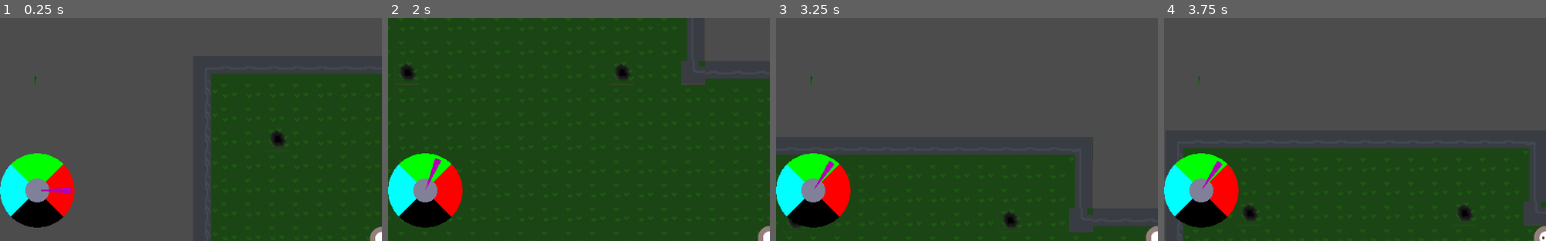
Above: before the commit, frames 1-4 (left to right).
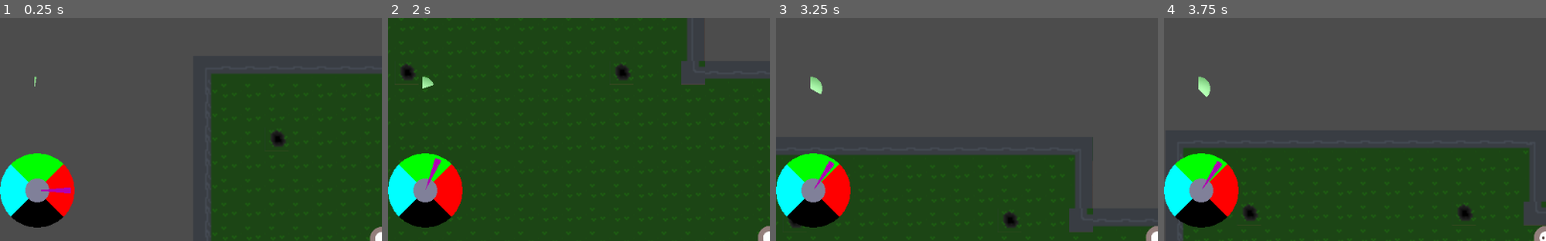
Above: after the commit, the same moments.

Repository: FiBe4000/Gamejam2022
Game: Godot game, scene res://src/Main.tscn
Same seed, same stepped clock (60 frames per second), same inputs: the game is played once before the commit and once after it.
Inputs:
- Up to frame 1 (0.25 s): no input
- Up to frame 2 (2 s): tap Enter at 0.5 s; hold D (move_right) 0.53-1.28 s; hold Down (aim_down) 0.53-1.28 s; hold S (move_down) from 1.28 s (still down); tap Left (aim_left) at 1.35 s
- Up to frame 3 (3.25 s): release S (move_down) at 2.03 s; hold D (move_right) 2.03-2.78 s; hold Right (aim_right) 2.03-2.78 s; tap Space (shoot) at 2.75 s; hold W (move_up) from 2.78 s (still down); tap Up (aim_up) at 2.85 s
- Up to frame 4 (3.75 s): release W (move_up) at 3.53 s; hold A (move_left) from 3.53 s (still down); hold Q (force_world_timeout) from 3.53 s (still down)
The pictures show only the part of the screen within x 0-50%, y 0-50%; the shares and areas given below are measured in that part.

The runs differ from the first frame. In frame 1, less than 0.1% of the frame differs, in the area x 9-10%, y 26-31%; in frame 2, 0.1%; in frame 3, 0.2%; in frame 4, 0.2%, in the area x 9-13%, y 26-36%.

Commit message:
Fix progress bar to be circular using a shader

Diff:
--- a/src/Main.tscn
+++ b/src/Main.tscn
@@ -8,6 +8,24 @@
 [ext_resource path="res://src/WorldChangeSystem.tscn" type="PackedScene" id=6]
 [ext_resource path="res://src/HUD/CompassPlaceholder.gd" type="Script" id=7]
 [ext_resource path="res://src/WorldSwitchTimer.gd" type="Script" id=8]
+
+[sub_resource type="Shader" id=5]
+code = "shader_type canvas_item;
+void fragment(){
+  // Check whether we are inside a circle, remap UV coordinates to -1.0 to 1.0
+  vec2 pos = UV*2.0 - vec2(1.0);
+  vec2 sq = pos*pos;
+  if(sq.x + sq.y <= 1.0)
+  {
+    COLOR = texture(TEXTURE, UV);
+    COLOR += vec4(vec3(0.0, 0.3, 0.0), 0.0);
+  }
+  else
+    COLOR = vec4(0.0, 0.0, 0.0, 0.0);
+}"
+
+[sub_resource type="ShaderMaterial" id=6]
+shader = SubResource( 5 )
 
 [sub_resource type="OpenSimplexNoise" id=3]
 
@@ -34,6 +52,7 @@
 [node name="HUD" type="CanvasLayer" parent="."]
 
 [node name="TimerVisualizer" type="TextureProgress" parent="HUD"]
+material = SubResource( 6 )
 margin_left = 30.0
 margin_top = 79.0
 margin_right = 62.0
--- a/src/progressbar.gd
+++ b/src/progressbar.gd
@@ -12,7 +12,7 @@
 func _ready():
   self.currentTime = 0.0
   self.maxTime = 10.0
-  self.value = 0.0
+  self.value = 100.0
   self.max_value = 100.0
   self.min_value = 0.0
   self.fill_mode = 4
@@ -34,6 +34,6 @@
 
 func _on_WorldSwitchTimer_timeout():
   # Sync the progress bar to the world switch timer
-  self.currentTime = 0.0
+  #self.currentTime = 0.0
   self.value = 0.0
   self.synced = true
Not shown: 1 places in src/Main.tscn that only renumber resources
